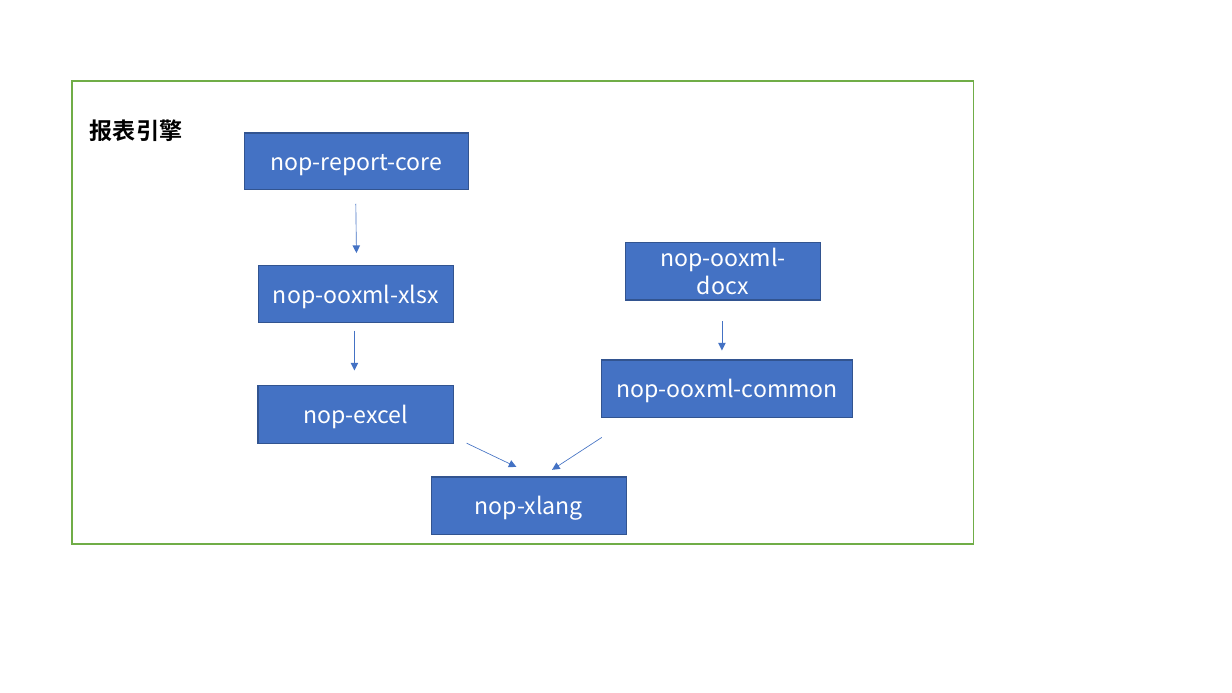
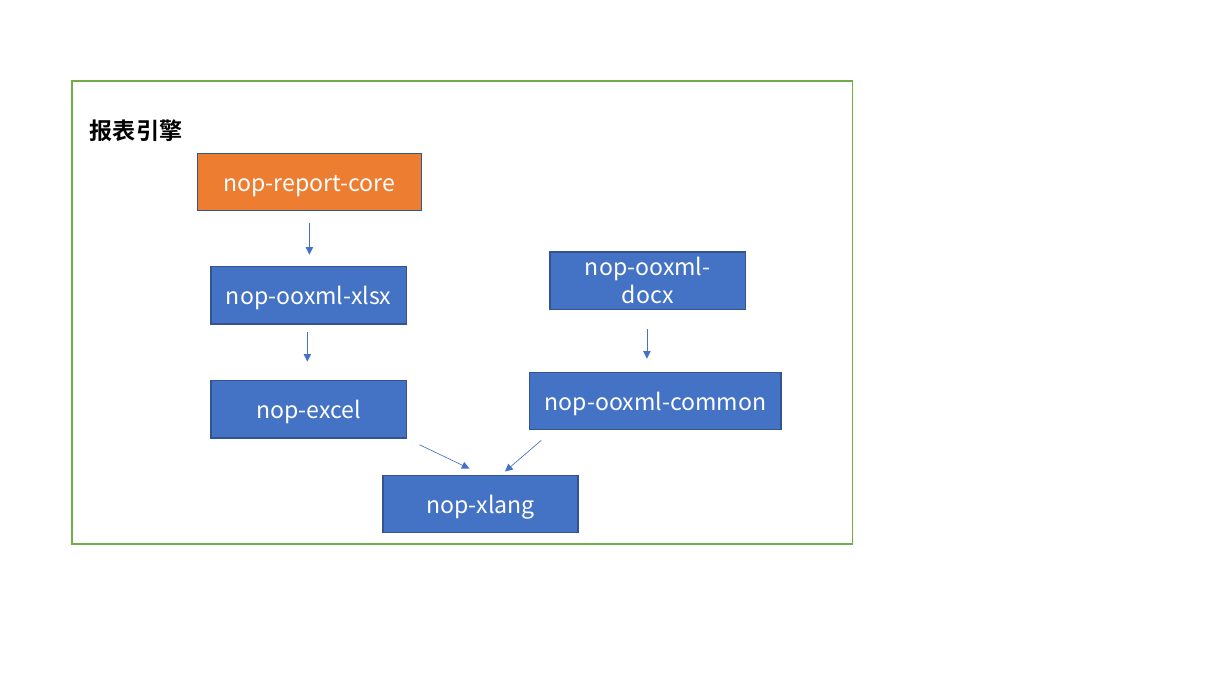
Before and after one commit to entropy-cloud/nop-entropy, a slide deck: slide 6 of docs/ppt/reg-images.pptx. Drawn at 1232x693 pixels with LibreOffice and Linux fonts; fonts in the diff are those of the drawing. Boxes give left, top, right and bottom in pixels: in the first picture for what was removed or moved away, otherwise in the second. Text is boxed around its words. In the diff, an @@ line names an element or a change of style, - is before the commit and + after.

```diff
--- a/docs/ppt/reg-images.pptx
+++ b/docs/ppt/reg-images.pptx
@@ rectangle: place and size @@
-rectangle at bbox=[72, 81, 974, 544]
+rectangle at bbox=[72, 81, 852, 544]
@@ rectangle "nop-report-core": place and size @@
-rectangle "nop-report-core" at bbox=[244, 133, 469, 189]
+rectangle "nop-report-core" at bbox=[197, 153, 421, 210]
@@ rectangle "nop-report-core" at bbox=[197, 153, 421, 210]: fill #4472C4 to #ED7D31 @@
@@ arrow moved from (356, 204) - (357, 253) to (310, 223) - (310, 255) @@
@@ rectangle "nop-ooxml-xlsx": place and size @@
-rectangle "nop-ooxml-xlsx" at bbox=[258, 265, 453, 323]
+rectangle "nop-ooxml-xlsx" at bbox=[212, 267, 407, 324]
@@ rectangle "nop-ooxml-docx": place and size @@
-rectangle "nop-ooxml-docx" at bbox=[626, 243, 821, 300]
+rectangle "nop-ooxml-docx" at bbox=[550, 252, 745, 310]
@@ arrow moved from (722, 321) - (722, 350) to (647, 329) - (647, 359) @@
@@ arrow moved from (355, 331) - (355, 371) to (308, 333) - (308, 361) @@
@@ rectangle "nop-excel": place and size @@
-rectangle "nop-excel" at bbox=[258, 386, 453, 444]
+rectangle "nop-excel" at bbox=[212, 381, 407, 438]
@@ rectangle "nop-ooxml-common": place and size @@
-rectangle "nop-ooxml-common" at bbox=[602, 360, 853, 418]
+rectangle "nop-ooxml-common" at bbox=[530, 372, 781, 430]
@@ arrow moved from (467, 444) - (517, 467) to (420, 445) - (470, 469) @@
@@ arrow moved from (602, 437) - (552, 470) to (542, 441) - (506, 471) @@
@@ rectangle "nop-xlang": place and size @@
-rectangle "nop-xlang" at bbox=[432, 477, 627, 534]
+rectangle "nop-xlang" at bbox=[383, 476, 578, 533]
```
Also in this commit, not shown: 5 other slides changed, 3 slides added, 13 other files.
